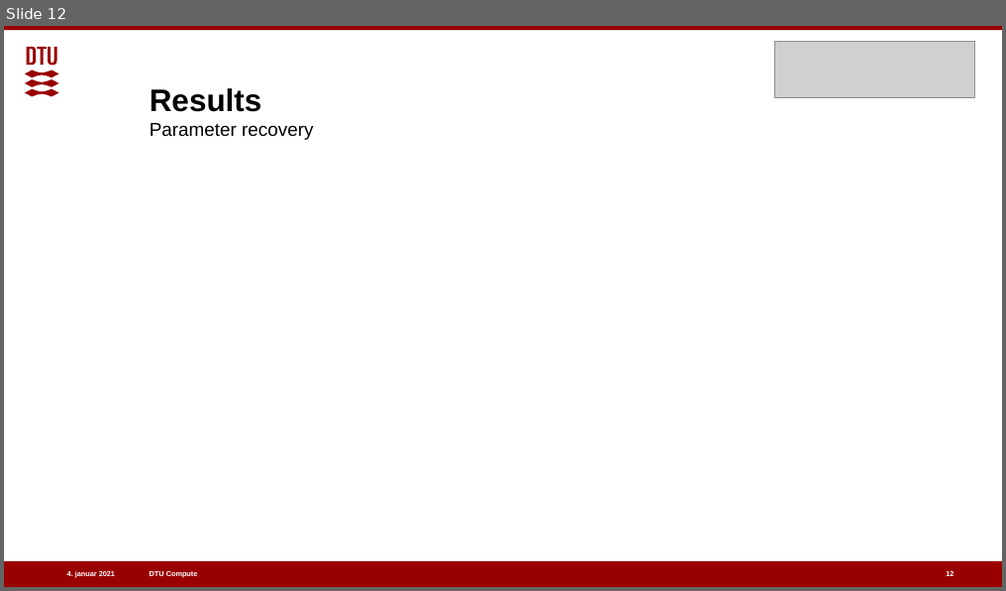
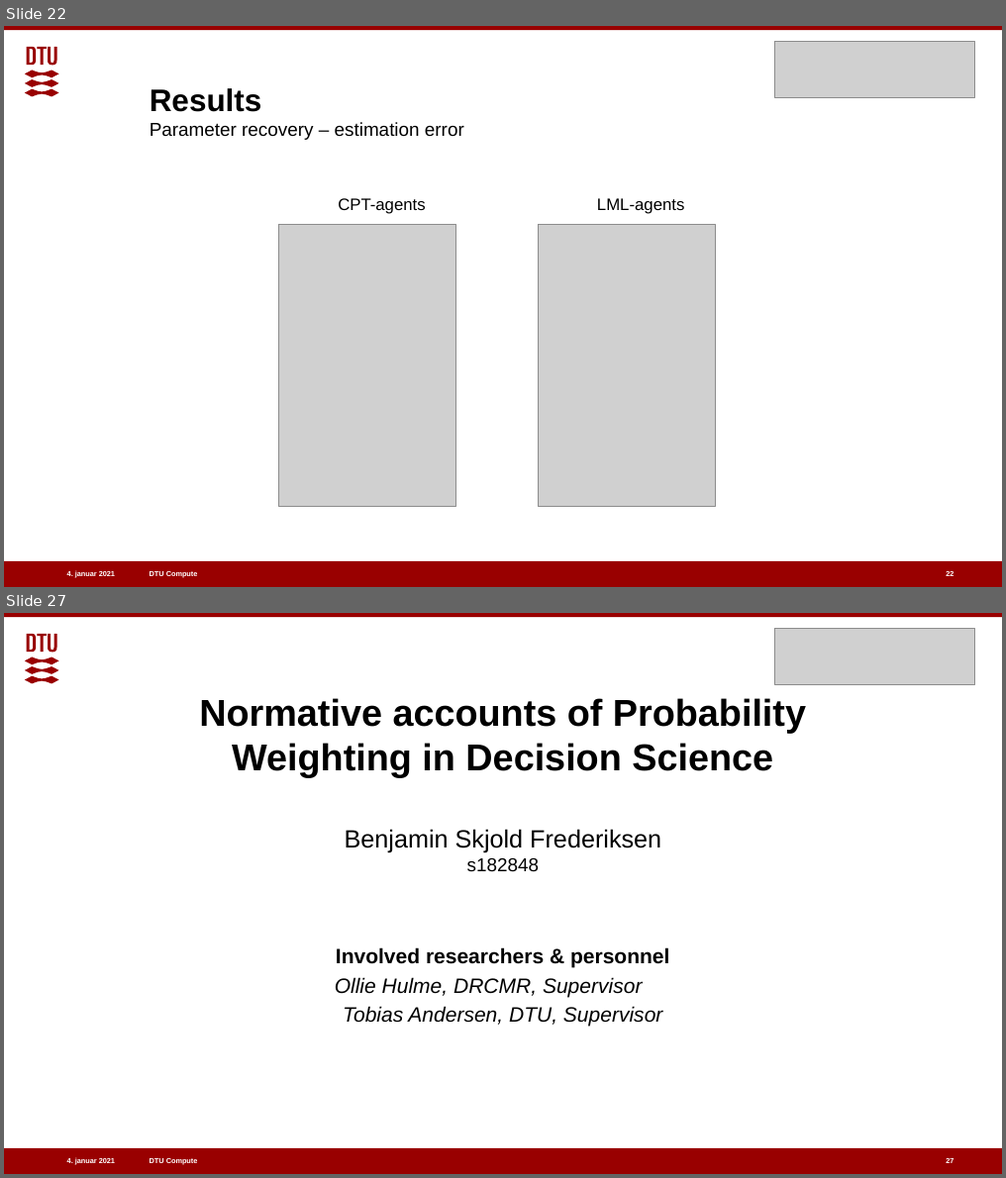
Before and after one commit to benj1003/Comparing-normative-and-descriptive-models-of-probability-weighting, a slide deck: Presentations/Oral defence 07-01-2021.pptx. Shown one above the other, each under a label of ours: slide 12 before the commit, slides 22 and 27 after it; the slides between them are not shown. The pictures are 1006x591 and 1006x1178 pixels, drawn with LibreOffice and Linux fonts; fonts in the diff are those of the drawing; grey boxes stand for pictures. Boxes give left, top, right and bottom in pixels: in the first picture for what was removed or moved away, otherwise in the second. Text is boxed around its words. In the diff, an @@ line names an element or a change of style, - is before the commit and + after.

```diff
--- a/Presentations/Oral defence 07-01-2021.pptx
+++ b/Presentations/Oral defence 07-01-2021.pptx
@@ slide 27 added at [4,613,1002,1174], background #FFFFFF; not listed: 5 template elements that a slide beside it also shows @@
@@ picture added at [774,629,975,685] @@
@@ text added at [199,698,806,871], 36 pt, text #000000, bold @@
+Normative accounts of Probability Weighting in Decision Science
+Benjamin Skjold Frederiksen
+s182848
@@ text added at [335,948,669,1027], 20 pt, text #000000, italic @@
+Involved researchers & personnel
+Ollie Hulme, DRCMR, Supervisor
+Tobias Andersen, DTU, Supervisor
@@ page number added at [945,1158,953,1163], 7 pt, text #FFFFFF, bold @@
+27
@@ what was slide 12 is now slide 22 @@
@@ slide 22 changed as well @@
@@ title at [150,88,464,140]: text changed @@
-Results
-Parameter recovery
+Results
+Parameter recovery – estimation error
@@ text added at [338,198,425,214], 16 pt, text #000000 @@
+CPT-agents
@@ text added at [597,198,684,214], 16 pt, text #000000 @@
+LML-agents
@@ picture added at [279,224,455,507] @@
@@ picture added at [539,224,715,507] @@
```
Also in this commit, not shown: 5 other slides changed, 15 other slides added.
